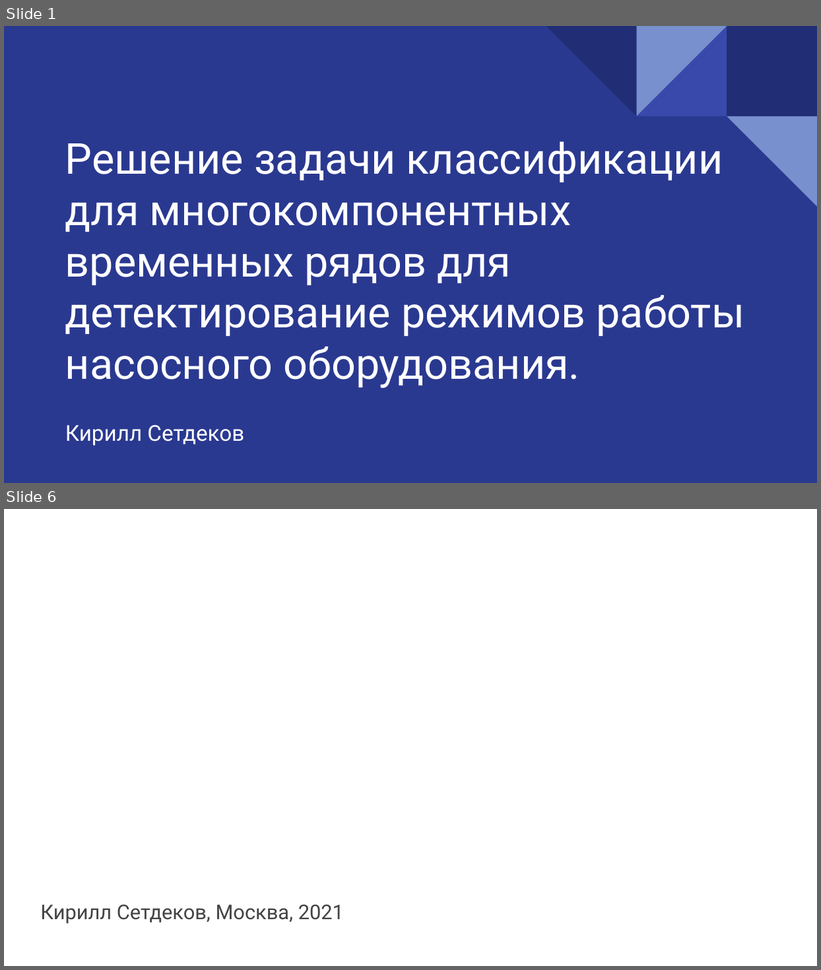
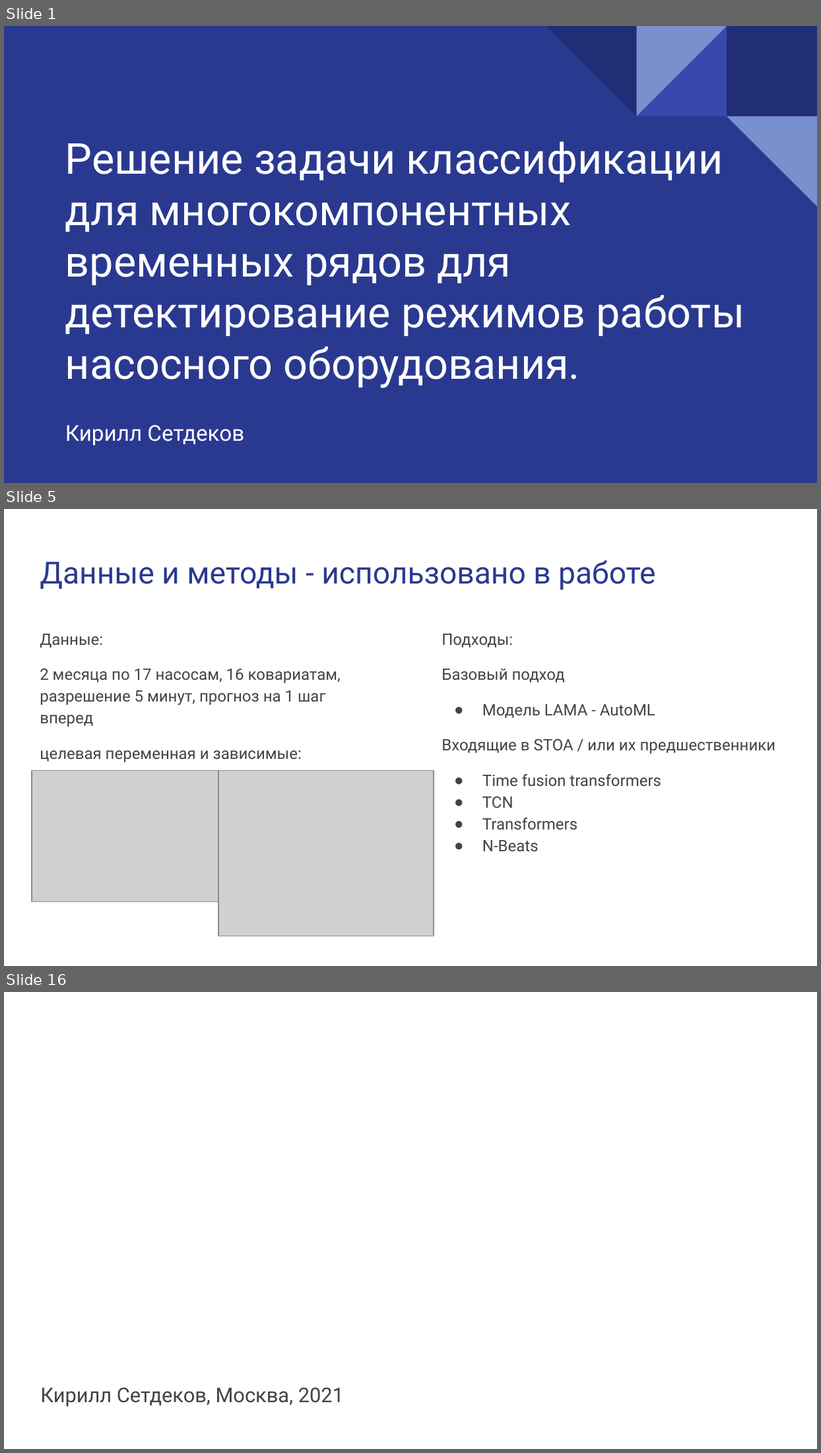
Before and after one commit to ksetdekov/ts_transformers, a slide deck: text/Предзащита.pptx. Shown one above the other, each under a label of ours: slides 1 and 6 before the commit, slides 1, 5 and 16 after it; the slides between them are not shown. The pictures are 821x970 and 821x1453 pixels, drawn with LibreOffice and Linux fonts; fonts in the diff are those of the drawing; grey boxes stand for pictures. Boxes give left, top, right and bottom in pixels: in the first picture for what was removed or moved away, otherwise in the second. Text is boxed around its words. In the diff, an @@ line names an element or a change of style, - is before the commit and + after.

```diff
--- a/text/Предзащита.pptx
+++ b/text/Предзащита.pptx
@@ slide 5 added at (4,509,817,966), background #FFFFFF @@
@@ title added at (40,560,655,590), 27 pt, text #2A3990 @@
+Данные и методы - использовано в работе
@@ text added at (40,634,341,762), 14 pt, text #434343 @@
+Данные:
+2 месяца по 17 насосам, 16 ковариатам, разрешение 5 минут, прогноз на 1 шаг вперед
+целевая переменная и зависимые:
@@ text added at (442,634,776,852), 14 pt, text #434343 @@
+Подходы:
+Базовый подход
+● Модель LAMA - AutoML
+Входящие в STOA / или их предшественники
+● Time fusion transformers
+● TCN
+● Transformers
+● N-Beats
@@ picture added at (32,771,218,902) @@
@@ picture added at (218,771,434,937) @@
@@ what was slide 6 is now slide 16 @@
```
Also in this commit, not shown: 1 slide changed, 12 other slides added, 3 slides removed, 14 other files.
